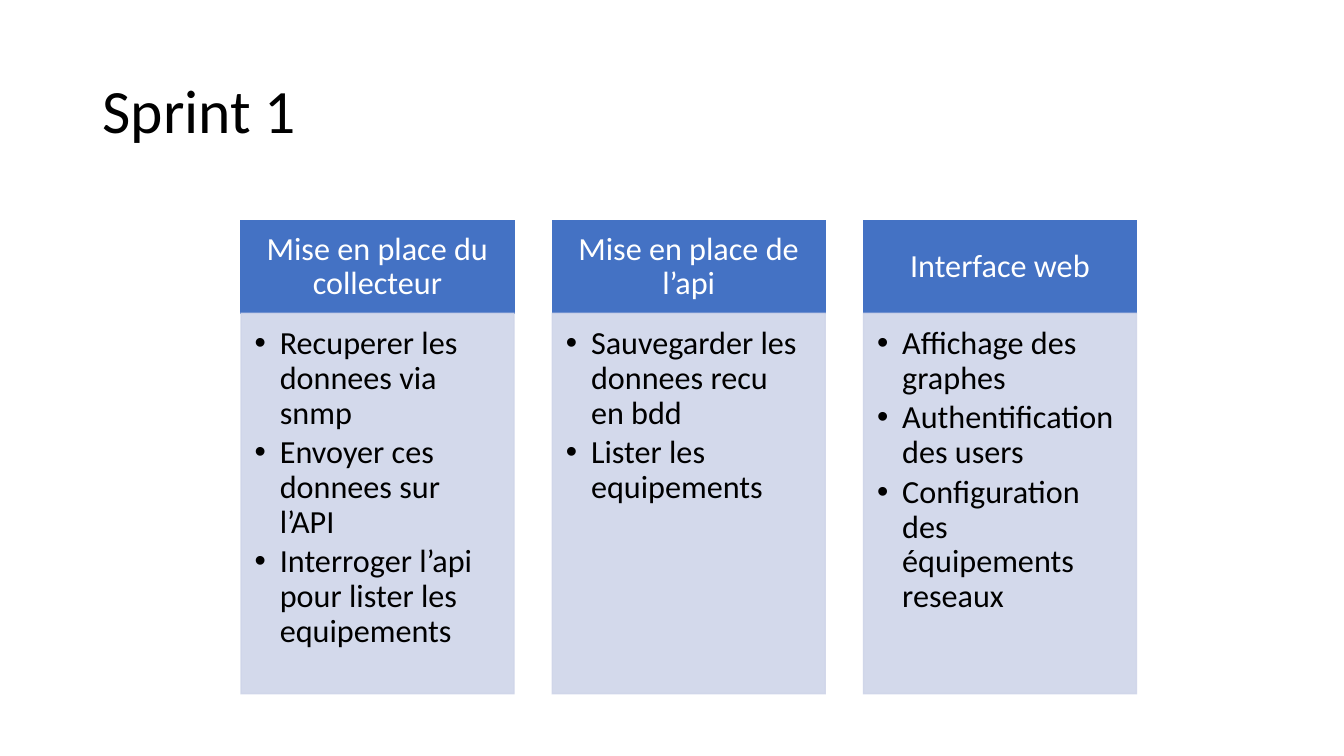
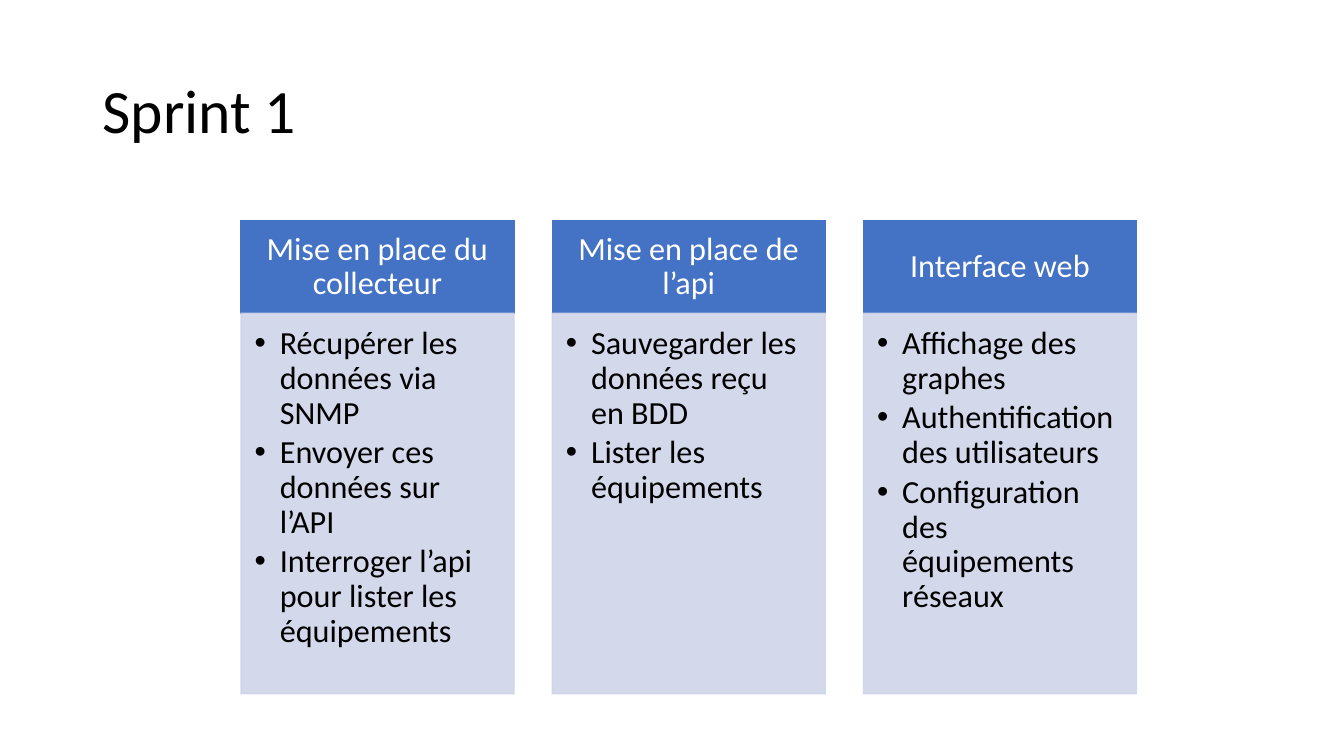
Before and after one commit to NicolasBoulard/Soup, a slide deck: slide 2 of Documentation/Sprint planning.pptx. Drawn at 1344x756 pixels with LibreOffice and Linux fonts; fonts in the diff are those of the drawing. Boxes give left, top, right and bottom in pixels: in the first picture for what was removed or moved away, otherwise in the second. Text is boxed around its words. In the diff, an @@ line names an element or a change of style, - is before the commit and + after.

```diff
--- a/Documentation/Sprint planning.pptx
+++ b/Documentation/Sprint planning.pptx
@@ text at (x1=280, y1=331, x2=472, y2=648): text changed @@
-  • Recuperer les donnees via snmp
-  • Envoyer ces donnees sur l’API
-  • Interroger l’api pour lister les equipements
+  • Récupérer les données via SNMP
+  • Envoyer ces données sur l’API
+  • Interroger l’api pour lister les équipements
@@ text at (x1=591, y1=331, x2=797, y2=504): text changed @@
-  • Sauvegarder les donnees recu en bdd
-  • Lister les equipements
+  • Sauvegarder les données reçu en BDD
+  • Lister les équipements
@@ text at (x1=902, y1=405, x2=1113, y2=608): text changed @@
-  • Authentification des users
-  • Configuration des équipements reseaux
+  • Authentification des utilisateurs
+  • Configuration des équipements réseaux
```
Also in this commit, not shown: 3 other slides changed, 1 slide added, 8 other files.
